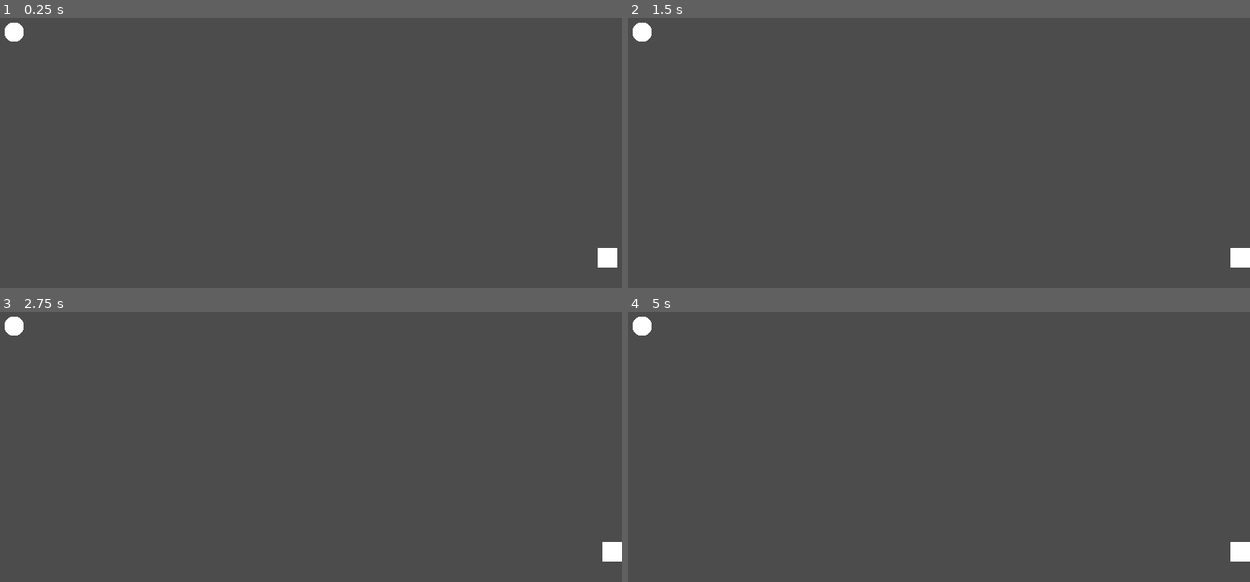
Above: before the commit, frames 1-4 (two rows, left to right).
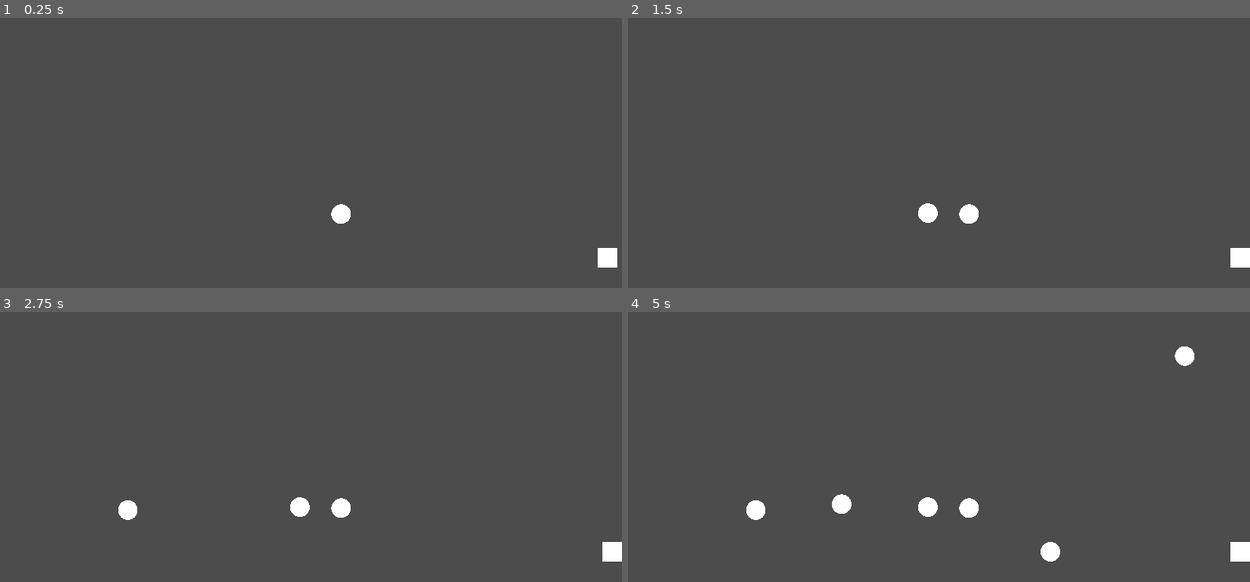
Above: after the commit, the same moments.

Repository: Noviv/BismarkUnchained
Game: Godot game, scene res://scenes/Main/Main.tscn
Same seed, same stepped clock (60 frames per second), same inputs: the game is played once before the commit and once after it.
Inputs:
- Up to frame 1 (0.25 s): no input
- Up to frame 2 (1.5 s): tap Enter at 1.25 s
- Up to frame 3 (2.75 s): no input
- Up to frame 4 (5 s): tap Space at 2.75, 4.25 s; tap Enter at 3.5 s

The runs differ from the first frame. In frame 1, 0.4% of the frame differs, in the area x 0-57%, y 1-77%; in frame 2, 0.5%; in frame 3, 0.7%; in frame 4, 1.3%, in the area x 0-92%, y 1-93%.

Commit message:
random spawning

Diff:
--- a/BismarkUnchained/scenes/Main/Main.tscn
+++ b/BismarkUnchained/scenes/Main/Main.tscn
@@ -2,16 +2,16 @@
 
 [ext_resource path="res://scenes/Main/Main.gd" type="Script" id=1]
 [ext_resource path="res://scenes/Wall.tscn" type="PackedScene" id=2]
-[ext_resource path="res://scenes/WaveHandler/WaveHandler.tscn" type="PackedScene" id=3]
-[ext_resource path="res://scenes/Player.tscn" type="PackedScene" id=4]
+[ext_resource path="res://scenes/Player.tscn" type="PackedScene" id=3]
+[ext_resource path="res://scenes/WaveHandler/WaveHandler.tscn" type="PackedScene" id=4]
 
 [node name="Main" type="Node2D"]
 script = ExtResource( 1 )
 
 [node name="Wall" parent="." instance=ExtResource( 2 )]
 
-[node name="Player" parent="." instance=ExtResource( 4 )]
+[node name="Player" parent="." instance=ExtResource( 3 )]
 position = Vector2( 500, 500 )
 scale = Vector2( 1, 1 )
 
-[node name="WaveHandler" parent="." instance=ExtResource( 3 )]
+[node name="WaveHandler" parent="." instance=ExtResource( 4 )]
--- a/BismarkUnchained/scenes/WaveHandler/WaveHandler.gd
+++ b/BismarkUnchained/scenes/WaveHandler/WaveHandler.gd
@@ -2,16 +2,21 @@
 
 var wave_num = 0
 var wave_reminder_sent = false
+var wave_length = 1
+var wave_warning = .5
 onready var TempEnemy = load("res://scenes/WaveHandler/TempEnemy.tscn")
+onready var rng = RandomNumberGenerator.new()
 
 # Called when the node enters the scene tree for the first time.
 func _ready():
 	print("Wave ready")
 	start_next_wave()
+	var time = OS.get_time()
+	rng.set_seed((time.hour + time.minute + time.second))
 
 func _process(delta):
-	if($WaveTimer.get_time_left() < 5 && !wave_reminder_sent):
-		print("Wave " + String(wave_num + 1) + " starting in 5 seconds")
+	if($WaveTimer.get_time_left() < wave_warning && !wave_reminder_sent):
+		print("Wave " + String(wave_num + 1) + " starting in " + String(wave_warning) +" seconds")
 		wave_reminder_sent = true
 
 func start_next_wave():
@@ -19,10 +24,10 @@
 	print("Wave " + String(wave_num) + " starting now")
 
 	var tempSpawn = TempEnemy.instance()
-	tempSpawn.position = Vector2(wave_num * 40, wave_num * 40)
+	tempSpawn.position = Vector2(rng.randi_range(50, 1150), rng.randi_range(50, 650))
 	get_parent().call_deferred("add_child", tempSpawn)
 
-	$WaveTimer.start(10.0)
+	$WaveTimer.start(float(wave_length))
 	wave_reminder_sent = false
 
 func _on_Timer_timeout():
